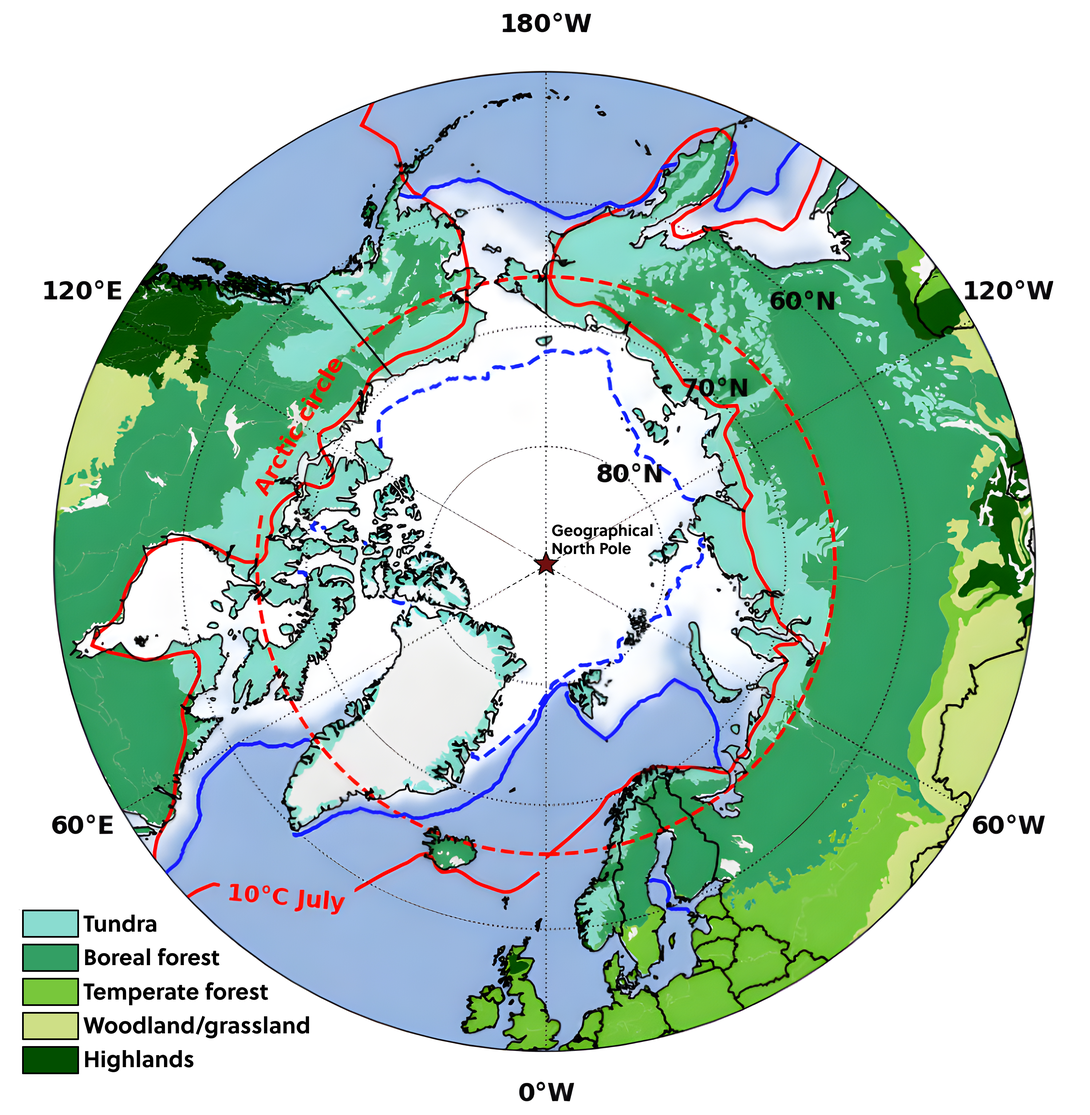
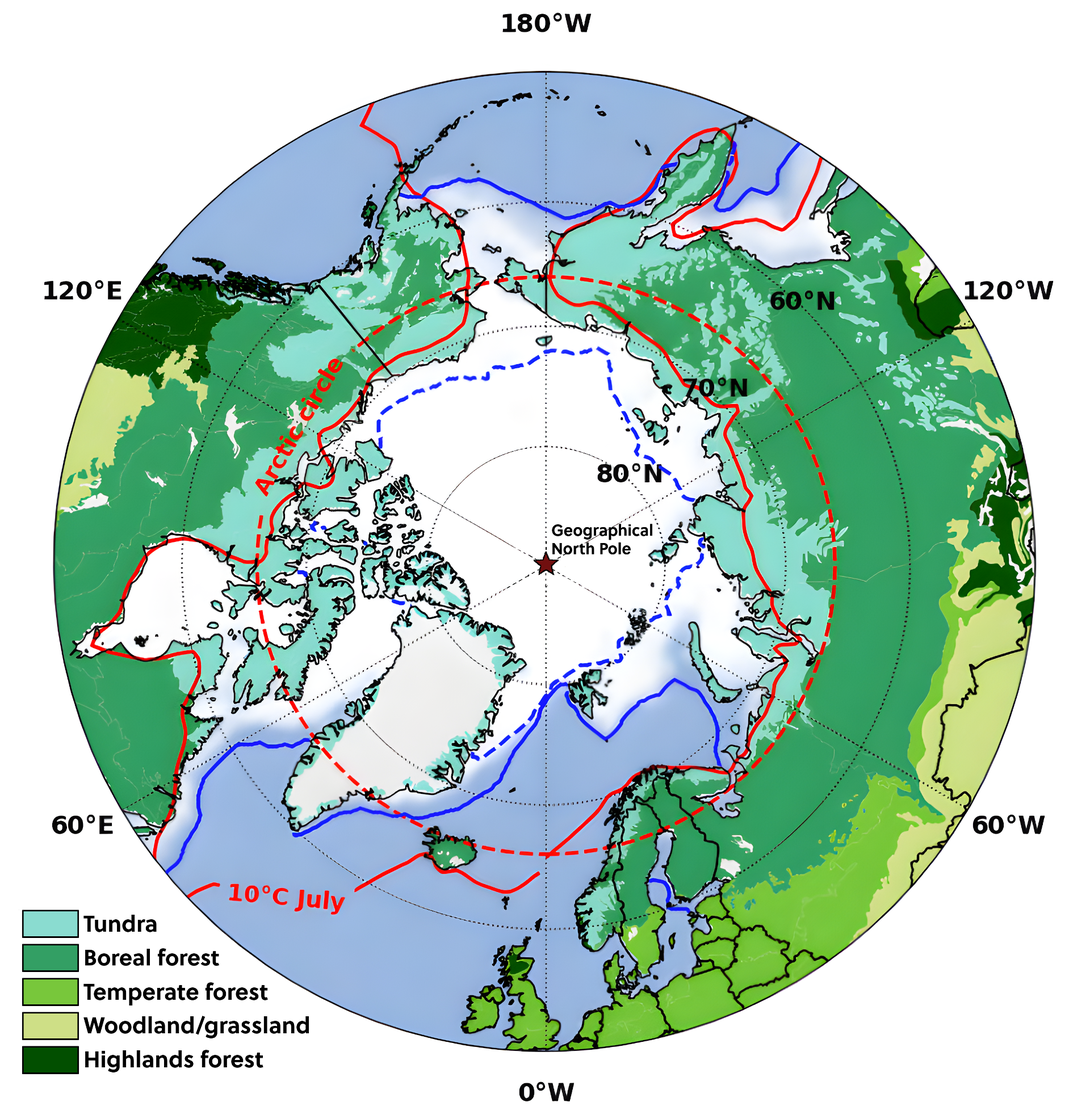
Revision of a layered 1090 × 1115 image; what changed, layer by layer:
painted on "Boreal forest" over left=136, top=953, right=200, bottom=966
painted on "Pasted Layer" over left=24, top=935, right=77, bottom=940
renamed "Highlands" to "Highlands forest", painted on it over left=199, top=1050, right=264, bottom=1070
